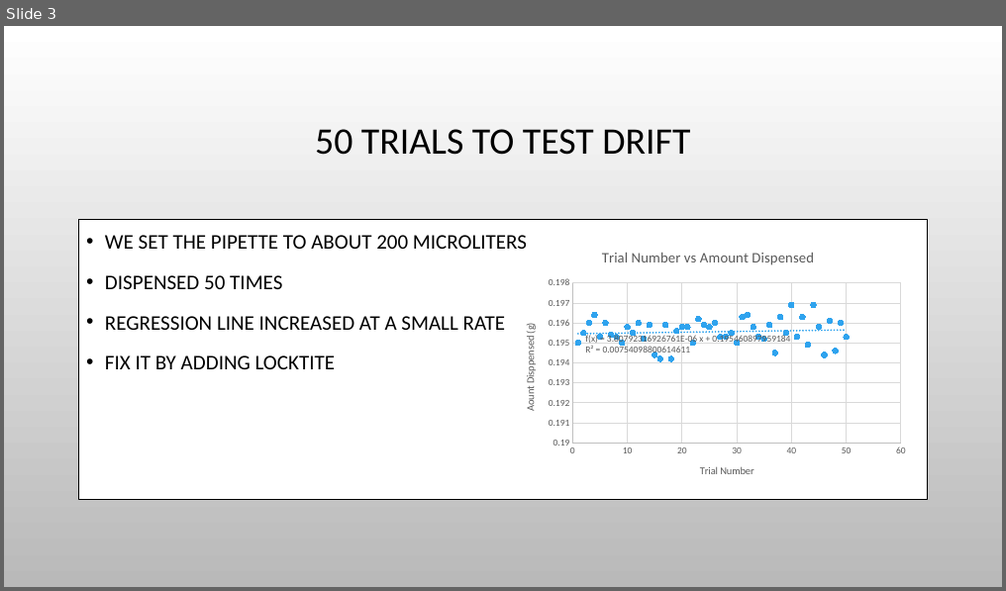
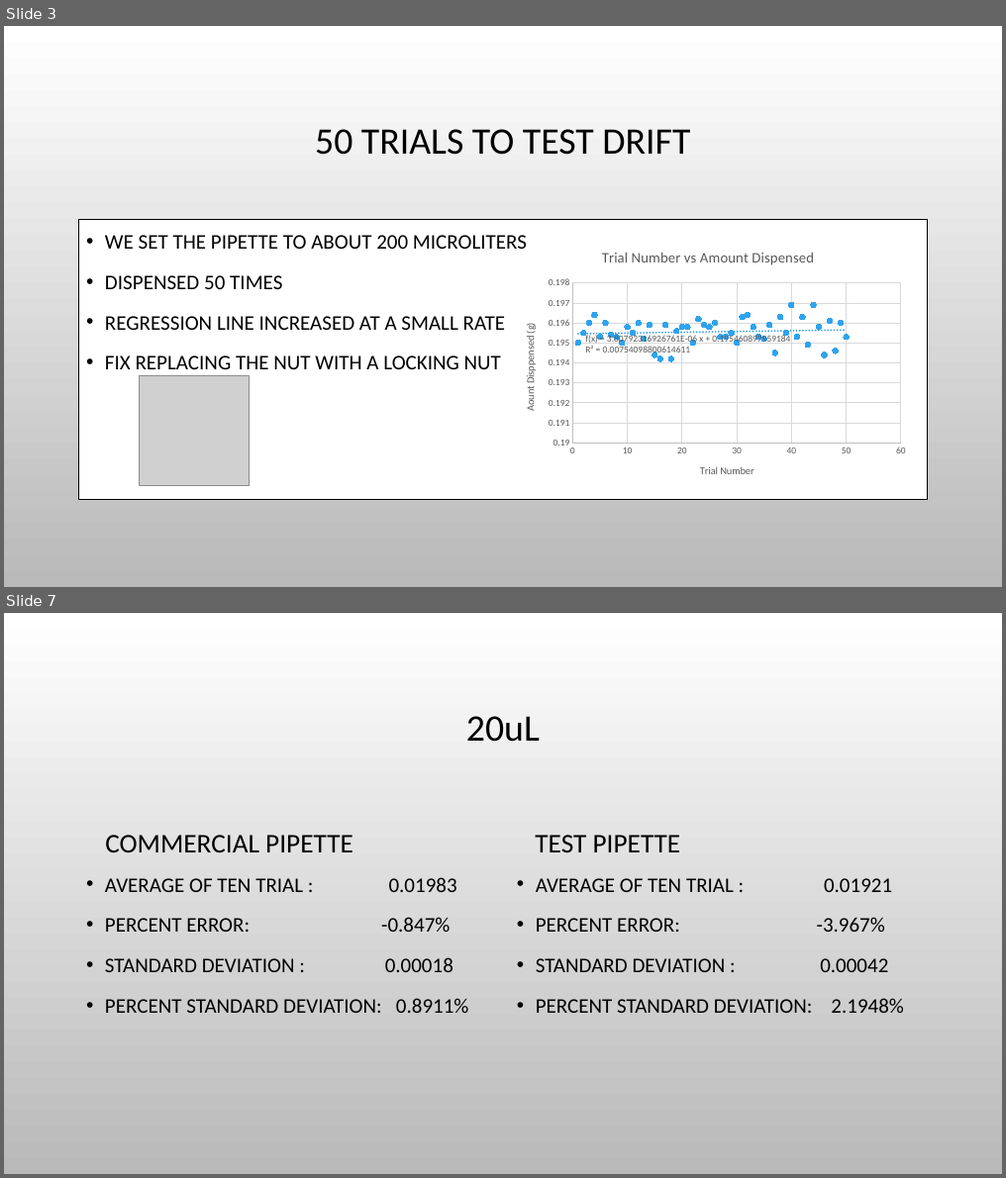
Before and after one commit to Biological-Microsystems-Laboratory/micropipette, a slide deck: Presentation1.pptx. Shown one above the other, each under a label of ours: slide 3 before the commit, slides 3 and 7 after it; the slides between them are not shown. The pictures are 1006x591 and 1006x1178 pixels, drawn with LibreOffice and Linux fonts; fonts in the diff are those of the drawing; grey boxes stand for pictures; background and template pictures are left out. Boxes give left, top, right and bottom in pixels: in the first picture for what was removed or moved away, otherwise in the second. Text is boxed around its words. In the diff, an @@ line names an element or a change of style, - is before the commit and + after.

```diff
--- a/Presentation1.pptx
+++ b/Presentation1.pptx
@@ slide 7 added at [4,613,1002,1174], background picture (left out) @@
@@ title added at [466,716,540,742], 36 pt, text #000000 @@
+20uL
@@ text added at [105,835,353,853], 26 pt, text #000000 @@
+COMMERCIAL PIPETTE
@@ text added at [535,835,681,853], 26 pt, text #000000 @@
+TEST PIPETTE
@@ text added at [105,877,469,1013], 20 pt, text #000000 @@
+• AVERAGE OF TEN TRIAL : 0.01983
+• PERCENT ERROR: -0.847%
+• STANDARD DEVIATION : 0.00018
+• PERCENT STANDARD DEVIATION: 0.8911%
@@ text added at [536,878,904,1013], 20 pt, text #000000 @@
+• AVERAGE OF TEN TRIAL : 0.01921
+• PERCENT ERROR: -3.967%
+• STANDARD DEVIATION : 0.00042
+• PERCENT STANDARD DEVIATION: 2.1948%
@@ slide 3 changed as well @@
@@ text at [105,356,501,376]: text changed @@
-• FIX IT BY ADDING LOCKTITE
+• FIX REPLACING THE NUT WITH A LOCKING NUT
@@ picture added at [140,375,250,485] @@
```
Also in this commit, not shown: 1 other slide changed, 3 other slides added, 1 slide removed, 1 other file.
